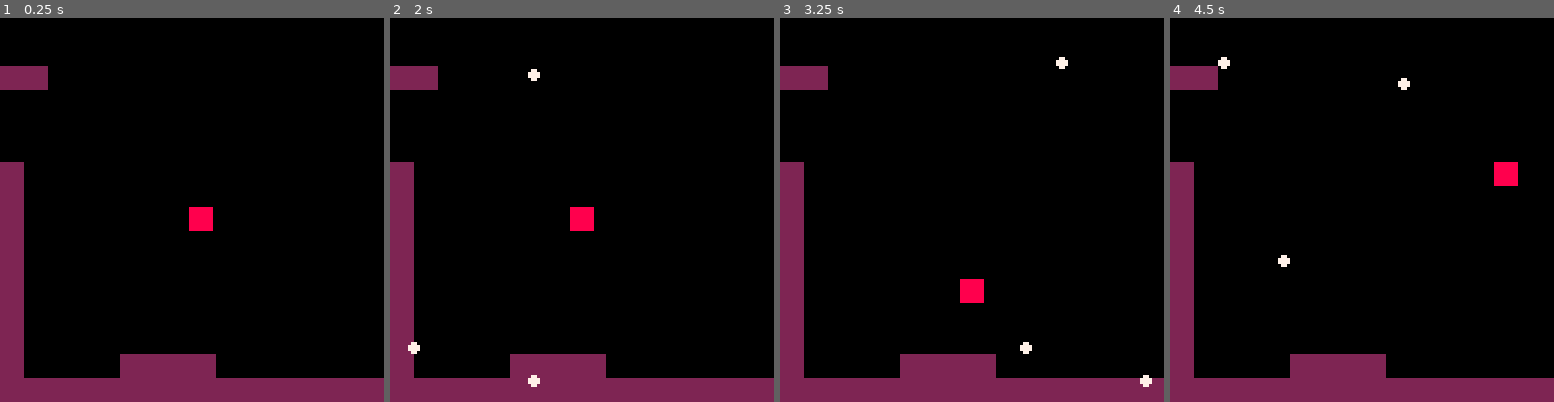
Above: before the commit, frames 1-4 (left to right).
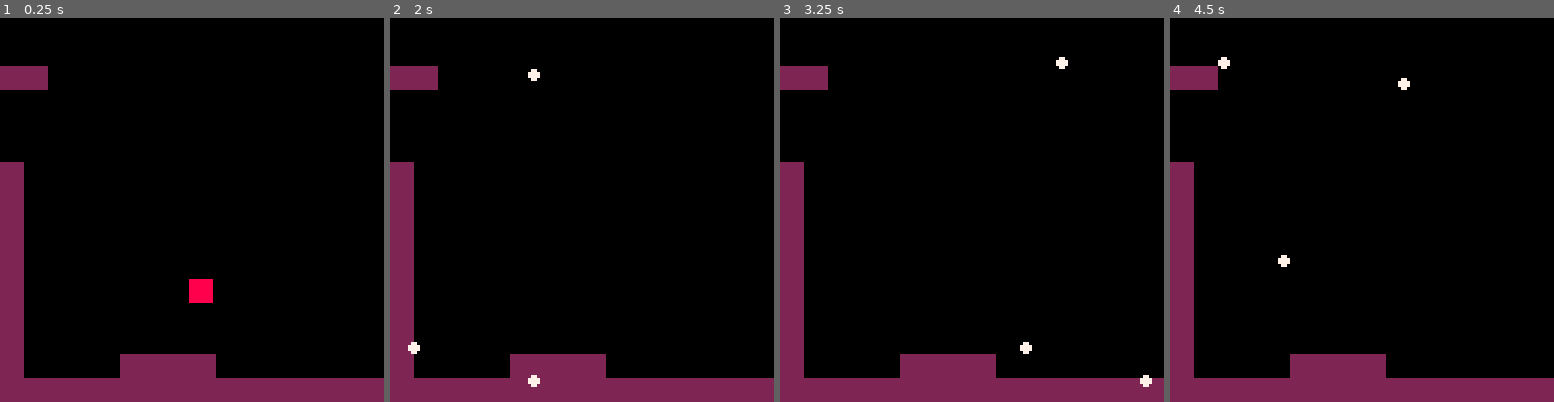
Above: after the commit, the same moments.

Repository: alfonzm/pongknights-p8
Game: PICO-8 cartridge main.p8
Two runs of this game, one before a commit and one after it. Both use one fixed random seed, a clock stepped at 60 frames per second and the inputs below.
Inputs:
- Up to frame 1 (0.25 s): no input
- Up to frame 2 (2 s): tap X (X key) at 1.07 s; hold Left from 1.97 s (still down)
- Up to frame 3 (3.25 s): tap X (X key) every 0.33 s from 2.07 to 3.07 s; release Left at 2.37 s; hold Down 2.42-2.82 s; hold Right from 2.87 s (still down)
- Up to frame 4 (4.5 s): tap X (X key) every 0.33 s from 3.4 to 4.4 s; release Right at 3.53 s; hold Up 3.58-4.08 s; hold Right from 4.13 s (still down)

The runs differ from the first frame. In frame 1, 0.8% of the frame differs, in the area x 49-56%, y 49-75%; in frame 2, 0.4%; in frame 3, 0.4%; in frame 4, 0.4%.

Commit message:
add basic gravity and tilemap flags

Diff:
--- a/game.lua
+++ b/game.lua
@@ -1,5 +1,5 @@
 function _init()
-    grav = 0
+    gravity = 3
     timer = 0
 
     pdl = false
@@ -35,6 +35,10 @@
     return b:intersectsRect(px, py, px2 + 1, py2 + 1)
 end
 
+function isSolid(tx, ty)
+    return fget(mget(tx, ty), 0)
+end
+
 function _draw()
     cls(0)
 
--- a/main.p8
+++ b/main.p8
@@ -15,6 +15,9 @@
 00000000008888000007700088888888222222220000000000000000000000000000000000000000000000000000000000000000000000000000000000000000
 00000000000000000000000088888888222222220000000000000000000000000000000000000000000000000000000000000000000000000000000000000000
 00000000000000000000000088888888222222220000000000000000000000000000000000000000000000000000000000000000000000000000000000000000
+__gff__
+0000000001000000000000000000000000000000000000000000000000000000000000000000000000000000000000000000000000000000000000000000000000000000000000000000000000000000000000000000000000000000000000000000000000000000000000000000000000000000000000000000000000000000
+0000000000000000000000000000000000000000000000000000000000000000000000000000000000000000000000000000000000000000000000000000000000000000000000000000000000000000000000000000000000000000000000000000000000000000000000000000000000000000000000000000000000000000
 __map__
 0000000000000000000000000000000000000000000000000000000000000000000000000000000000000000000000000000000000000000000000000000000000000000000000000000000000000000000000000000000000000000000000000000000000000000000000000000000000000000000000000000000000000000
 0000000000000000000000000000000000000000000000000000000000000000000000000000000000000000000000000000000000000000000000000000000000000000000000000000000000000000000000000000000000000000000000000000000000000000000000000000000000000000000000000000000000000000
--- a/player.lua
+++ b/player.lua
@@ -17,6 +17,8 @@
     update = function(self)
         local mx, my = 0, 0
 
+        self.dy = gravity
+
         if btn(1) then
             self.dx = 1
             mx = 1
@@ -25,14 +27,17 @@
             mx = -1
         end
 
-        self.dy = 0
-        if btn(3) then
-            self.dy = 1
-            my = 1
-        elseif btn(2) then
-            self.dy = -1
-            my = -1
-        end
+        -- gravity
+        my = self.dy
+
+        -- move up/down (topdown)
+        -- if btn(3) then
+        --     self.dy = 1
+        --     my = 1
+        -- elseif btn(2) then
+        --     self.dy = -1
+        --     my = -1
+        -- end
 
         local len = sqrt(mx * mx + my * my)
 
